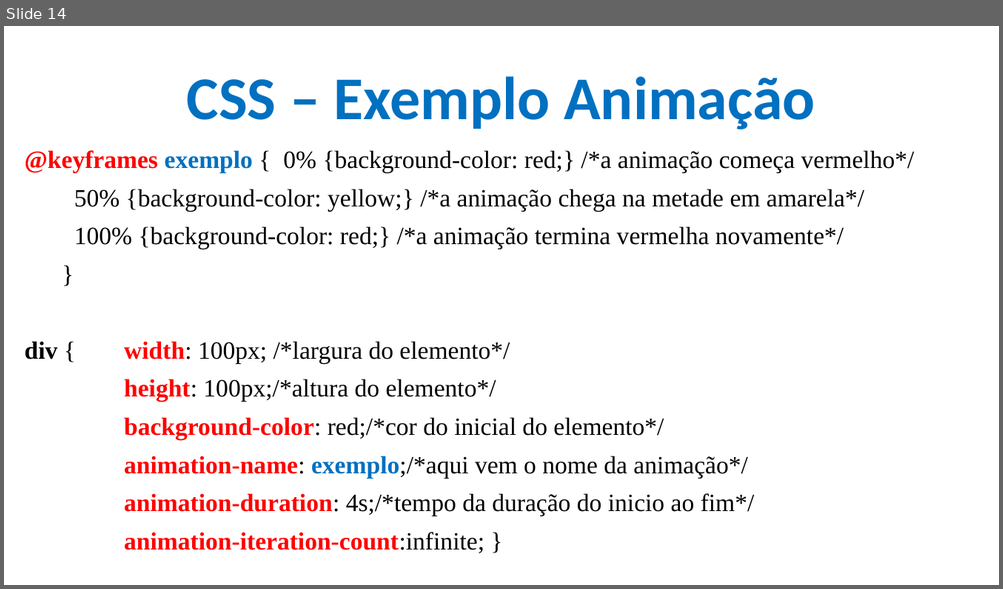
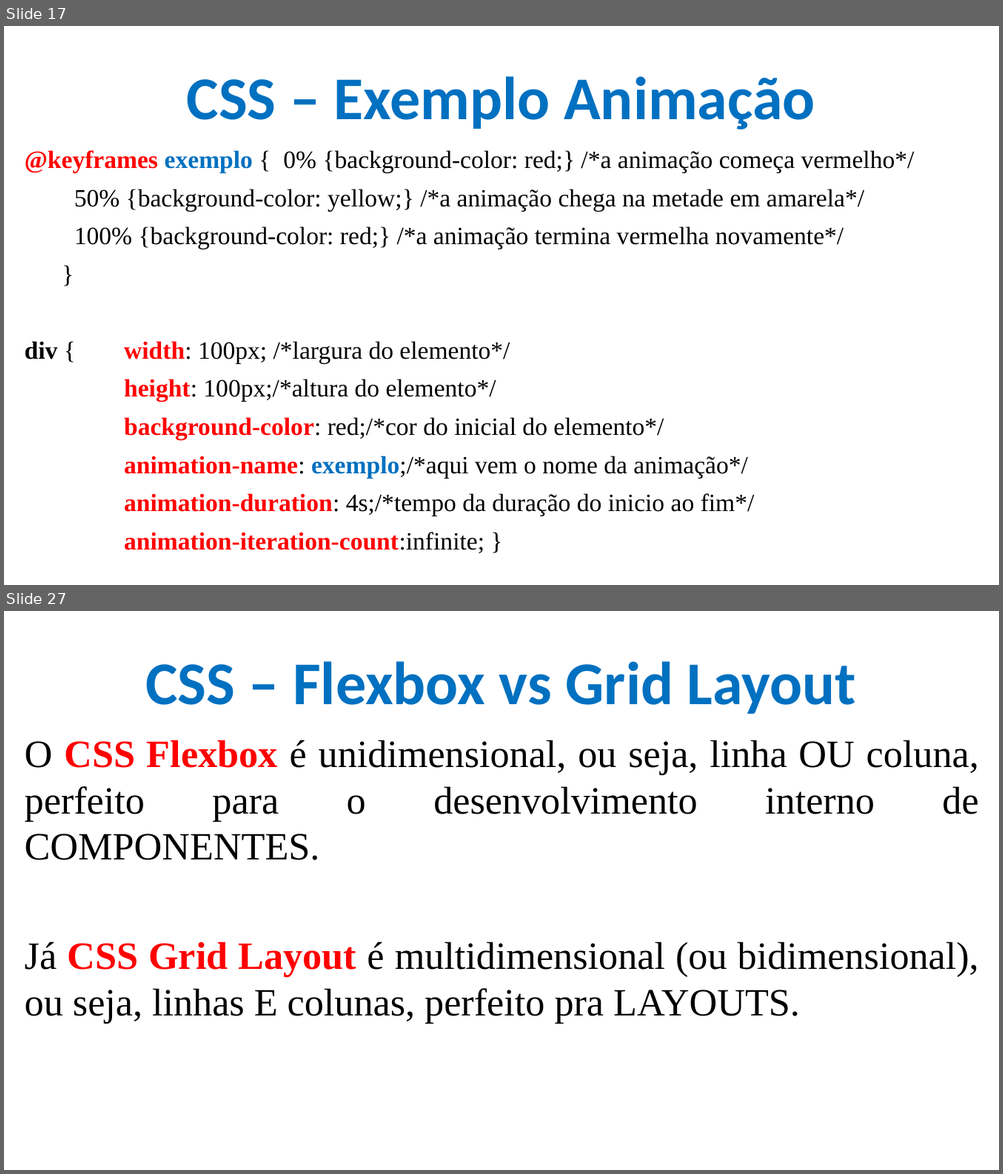
Before and after one commit to CloudEducationBrazil/WydenDesenvolvimentoWebPHP, a slide deck: 01 Classes/Aula 05 e 06 Desenvolvimento Web - CSS.pptx. Shown one above the other, each under a label of ours: slide 14 before the commit, slides 17 and 27 after it; the slides between them are not shown. The pictures are 1003x589 and 1003x1174 pixels, drawn with LibreOffice and Linux fonts; fonts in the diff are those of the drawing; background and template pictures are left out. Boxes give left, top, right and bottom in pixels: in the first picture for what was removed or moved away, otherwise in the second. Text is boxed around its words. In the diff, an @@ line names an element or a change of style, - is before the commit and + after.

```diff
--- a/01 Classes/Aula 05 e 06 Desenvolvimento Web - CSS.pptx
+++ b/01 Classes/Aula 05 e 06 Desenvolvimento Web - CSS.pptx
@@ slide 27 added at bbox=[4, 611, 999, 1170], background picture (left out) @@
@@ title added at bbox=[145, 661, 856, 714], 44 pt, text #0070C0, bold @@
+CSS – Flexbox vs Grid Layout
@@ text added at bbox=[25, 740, 979, 1024], 28 pt, text #000000 @@
+O CSS Flexbox é unidimensional, ou seja, linha OU coluna, perfeito para o desenvolvimento interno de COMPONENTES.
+Já CSS Grid Layout é multidimensional (ou bidimensional), ou seja, linhas E colunas, perfeito pra LAYOUTS.
@@ what was slide 14 is now slide 17 @@
```
Also in this commit, not shown: 7 slides changed, 32 other slides added, 1 slide removed, 1 other file.
